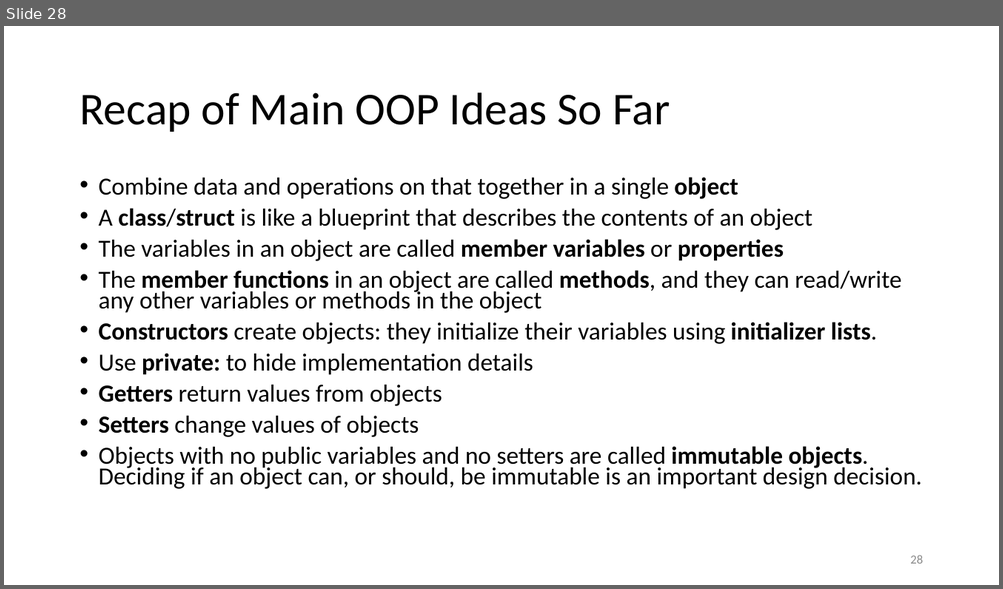
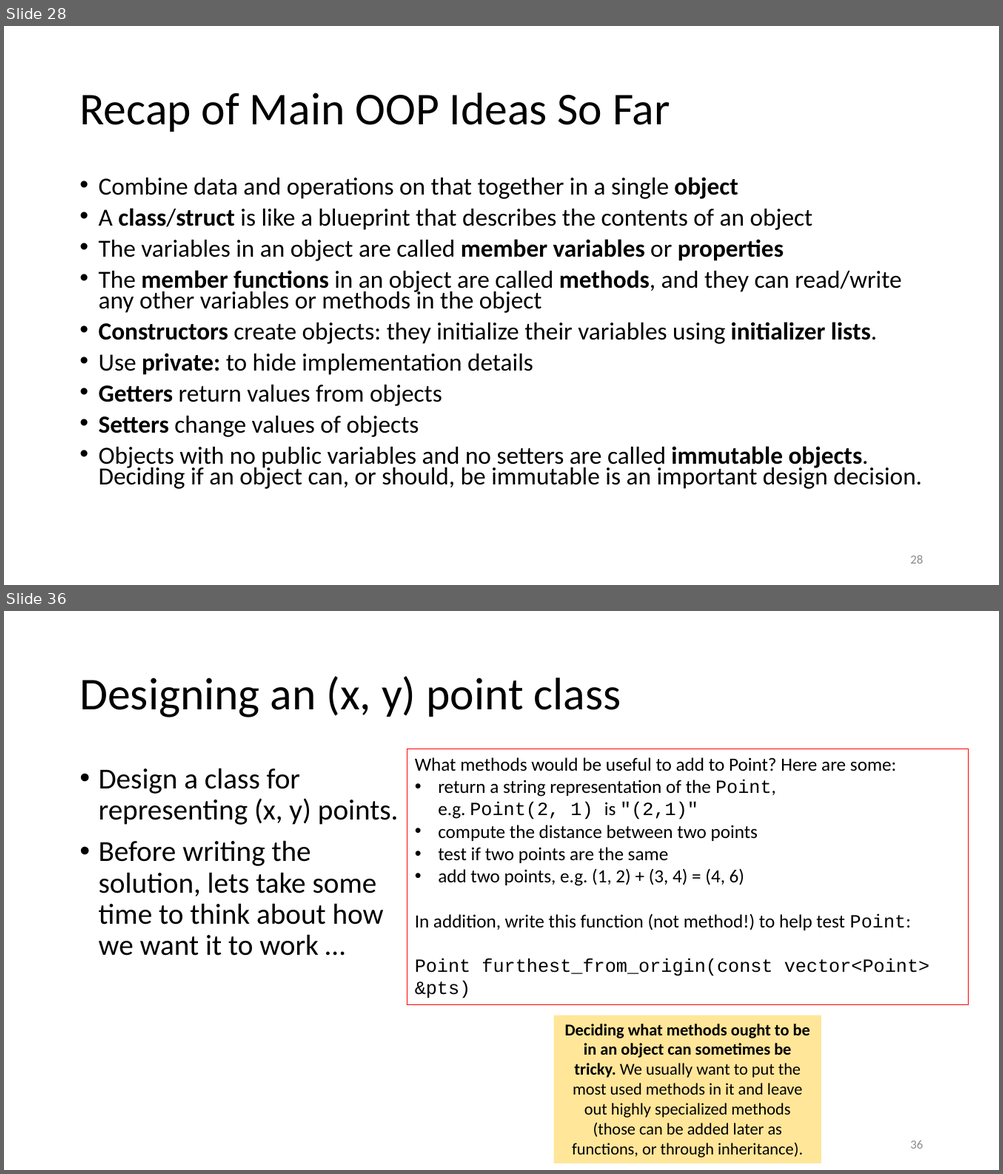
Before and after one commit to tjd1234/cmpt135spring2024, a slide deck: sample_code/week5/week5_cmpt135.pptx. Shown one above the other, each under a label of ours: slide 28 before the commit, slides 28 and 36 after it; the slides between them are not shown. The pictures are 1003x589 and 1003x1174 pixels, drawn with LibreOffice and Linux fonts; fonts in the diff are those of the drawing. Boxes give left, top, right and bottom in pixels: in the first picture for what was removed or moved away, otherwise in the second. Text is boxed around its words. In the diff, an @@ line names an element or a change of style, - is before the commit and + after.

```diff
--- a/sample_code/week5/week5_cmpt135.pptx
+++ b/sample_code/week5/week5_cmpt135.pptx
@@ slide 36 added at (4,611,999,1170), background #FFFFFF @@
@@ title added at (79,676,621,718), 44 pt, text #000000 @@
+Designing an (x, y) point class
@@ rectangle added at (407,749,967,1005), outline #FF0000 0.75 pt, 18 pt, text #000000 @@
+What methods would be useful to add to Point? Here are some:
+• return a string representation of the Point,
+  e.g. Point(2, 1) is "(2,1)"
+• compute the distance between two points
+• test if two points are the same
+• add two points, e.g. (1, 2) + (3, 4) = (4, 6)
+In addition, write this function (not method!) to help test Point:
+Point furthest_from_origin(const vector<Point> &pts)
@@ text added at (99,768,398,956), 28 pt, text #000000 @@
+• Design a class for representing (x, y) points.
+• Before writing the solution, lets take some time to think about how we want it to work …
@@ rectangle added at (554,1015,821,1164), fill #FFE699, 16 pt, text #000000 @@
+Deciding what methods ought to be in an object can sometimes be tricky. We usually want to put the most used methods in it and leave out highly specialized methods (those can be added later as functions, or through inheritance).
@@ page number added at (910,1141,922,1149), 12 pt, text #8C8C8C @@
+36
```
Also in this commit, not shown: 29 other slides added.
